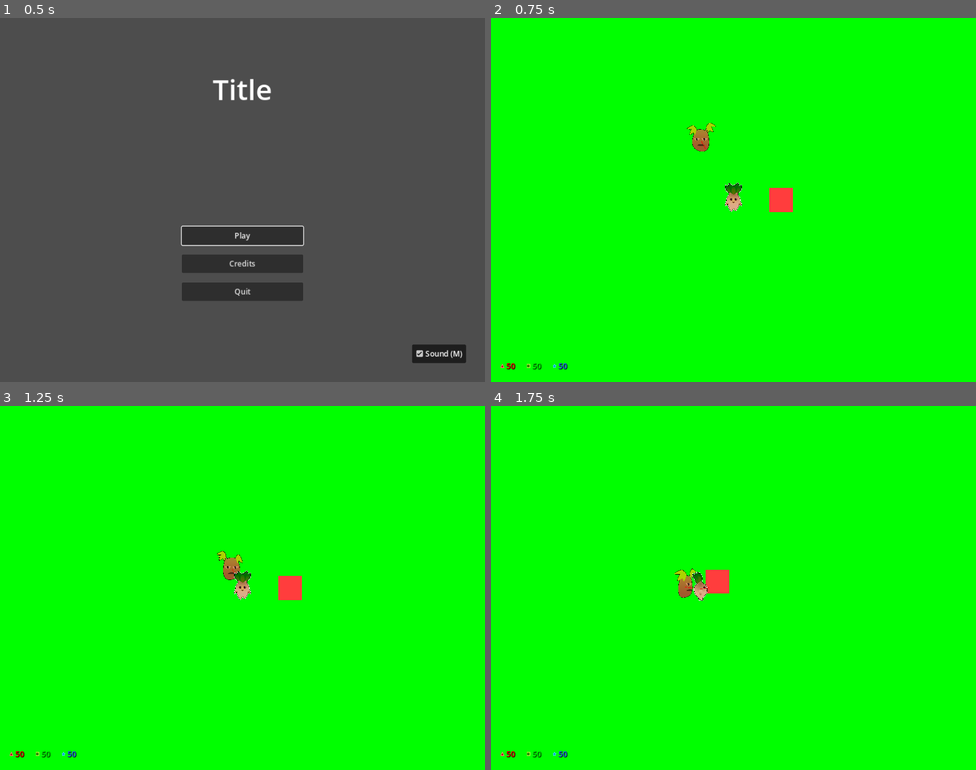
Above: before the commit, frames 1-4 (two rows, left to right).
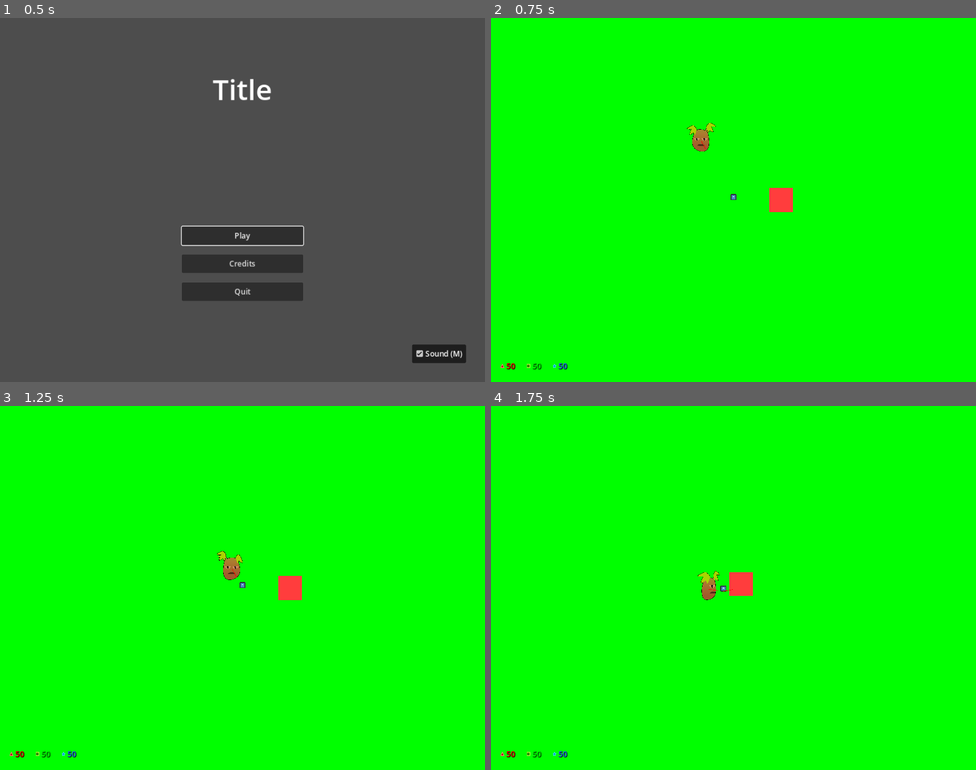
Above: after the commit, the same moments.

Repository: Zereijin/GGJ2023
Game: Godot game, scene res://main_menu/main_menu.tscn
Two runs of this game, one before a commit and one after it. Both use one fixed random seed, a clock stepped at 60 frames per second and the inputs below. The engine's default icon, where the game draws it, is replaced by a stand-in: a white triangle on a blue panel in a dark square.
Inputs (mouse positions are in pixels of both pictures, inside the frame that each line leads up to):
- Up to frame 1 (0.5 s): no input
- Up to frame 2 (0.75 s): click "Play" at 0.5 s
- Up to frame 3 (1.25 s): no input
- Up to frame 4 (1.75 s): move the mouse to (840, 569) at 1.27 s; hold D (right) from 1.28 s (still down)

Frame 1 is identical in both runs. In frame 2, 0.2% of the frame differs, in the area x 48-52%, y 45-54%; in frame 3, 0.2%; in frame 4, 1.0%, in the area x 37-54%, y 44-54%.

Commit message:
Slower camera smoothing

Diff:
--- a/game/game.tscn
+++ b/game/game.tscn
@@ -81,9 +81,6 @@
 target = NodePath("../Player")
 
 [node name="Player" parent="Garden/Objects" instance=ExtResource("1_tilxh")]
-r_resources = 50
-g_resources = 50
-b_resources = 50
 
 [node name="ShopLayer" type="CanvasLayer" parent="."]
 
--- a/game/player/player.tscn
+++ b/game/player/player.tscn
@@ -1,26 +1,16 @@
-[gd_scene load_steps=15 format=3 uid="uid://fsgx46hh0sib"]
+[gd_scene load_steps=8 format=3 uid="uid://c633r1brs7w4a"]
 
-[ext_resource type="PackedScene" uid="uid://cu40kuw6mlex7" path="res://game/plant.tscn" id="1_5nkbc"]
+[ext_resource type="PackedScene" path="res://game/plant.tscn" id="1_5nkbc"]
 [ext_resource type="Script" path="res://game/player/player.gd" id="2_8fw0q"]
 [ext_resource type="Script" path="res://game/camera.gd" id="3_64l3u"]
-[ext_resource type="Texture2D" uid="uid://dlycheruv6rak" path="res://game/player/sprites/mandragora_south1.png" id="3_dsehg"]
-[ext_resource type="Texture2D" uid="uid://dfv5vbo8e48vc" path="res://game/player/sprites/mandragora_south2.png" id="4_hursm"]
-[ext_resource type="PackedScene" uid="uid://bepqps3b2gmbp" path="res://game/player/projectile.tscn" id="5_excqi"]
-[ext_resource type="Texture2D" uid="uid://4iss0aneuqqv" path="res://game/player/sprites/mandragora_west1.png" id="5_ho0xf"]
-[ext_resource type="Texture2D" uid="uid://cephcqkx8bynf" path="res://game/player/sprites/mandragora_west2.png" id="6_5fmav"]
-[ext_resource type="Texture2D" uid="uid://dbgd58qh3pkpu" path="res://game/player/sprites/mandragora_east1.png" id="7_iu2py"]
-[ext_resource type="Texture2D" uid="uid://qo23p7jboobt" path="res://game/player/sprites/mandragora_east2.png" id="8_0u8xp"]
-[ext_resource type="Texture2D" uid="uid://c4ox3ao58tx8h" path="res://game/player/sprites/mandragora_north1.png" id="9_kya83"]
-[ext_resource type="Texture2D" uid="uid://bevit5i00frxx" path="res://game/player/sprites/mandragora_north2.png" id="10_ypl3p"]
+[ext_resource type="Texture2D" uid="uid://b836w3h88y88o" path="res://icon.svg" id="3_fmx3n"]
+[ext_resource type="PackedScene" path="res://game/player/projectile.tscn" id="5_excqi"]
 
 [sub_resource type="SpriteFrames" id="SpriteFrames_felws"]
 animations = [{
 "frames": [{
 "duration": 1.0,
-"texture": ExtResource("3_dsehg")
-}, {
-"duration": 1.0,
-"texture": ExtResource("4_hursm")
+"texture": ExtResource("3_fmx3n")
 }],
 "loop": true,
 "name": &"down",
@@ -28,10 +18,7 @@
 }, {
 "frames": [{
 "duration": 1.0,
-"texture": ExtResource("5_ho0xf")
-}, {
-"duration": 1.0,
-"texture": ExtResource("6_5fmav")
+"texture": ExtResource("3_fmx3n")
 }],
 "loop": true,
 "name": &"left",
@@ -39,10 +26,7 @@
 }, {
 "frames": [{
 "duration": 1.0,
-"texture": ExtResource("7_iu2py")
-}, {
-"duration": 1.0,
-"texture": ExtResource("8_0u8xp")
+"texture": ExtResource("3_fmx3n")
 }],
 "loop": true,
 "name": &"right",
@@ -50,10 +34,7 @@
 }, {
 "frames": [{
 "duration": 1.0,
-"texture": ExtResource("9_kya83")
-}, {
-"duration": 1.0,
-"texture": ExtResource("10_ypl3p")
+"texture": ExtResource("3_fmx3n")
 }],
 "loop": true,
 "name": &"up",
@@ -84,6 +65,9 @@
 scream_charge_speed_level = 0
 scream_charge_maximum_level = 0
 health_regen_level = 0
+r_resources = 50
+g_resources = 50
+b_resources = 50
 
 [node name="Sprite" parent="." index="0"]
 sprite_frames = SubResource("SpriteFrames_felws")
@@ -98,5 +82,6 @@
 
 [node name="Camera" type="Camera2D" parent="." index="3"]
 position_smoothing_enabled = true
+position_smoothing_speed = 2.0
 script = ExtResource("3_64l3u")
 lookahead = 100.0
Not shown: 1 places in game/game.tscn that only renumber resources
